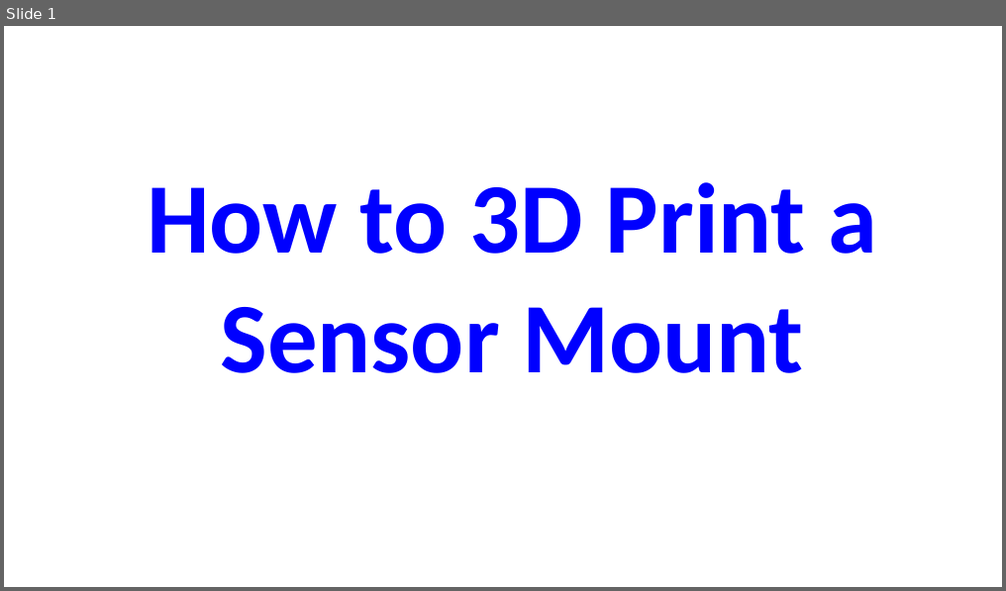
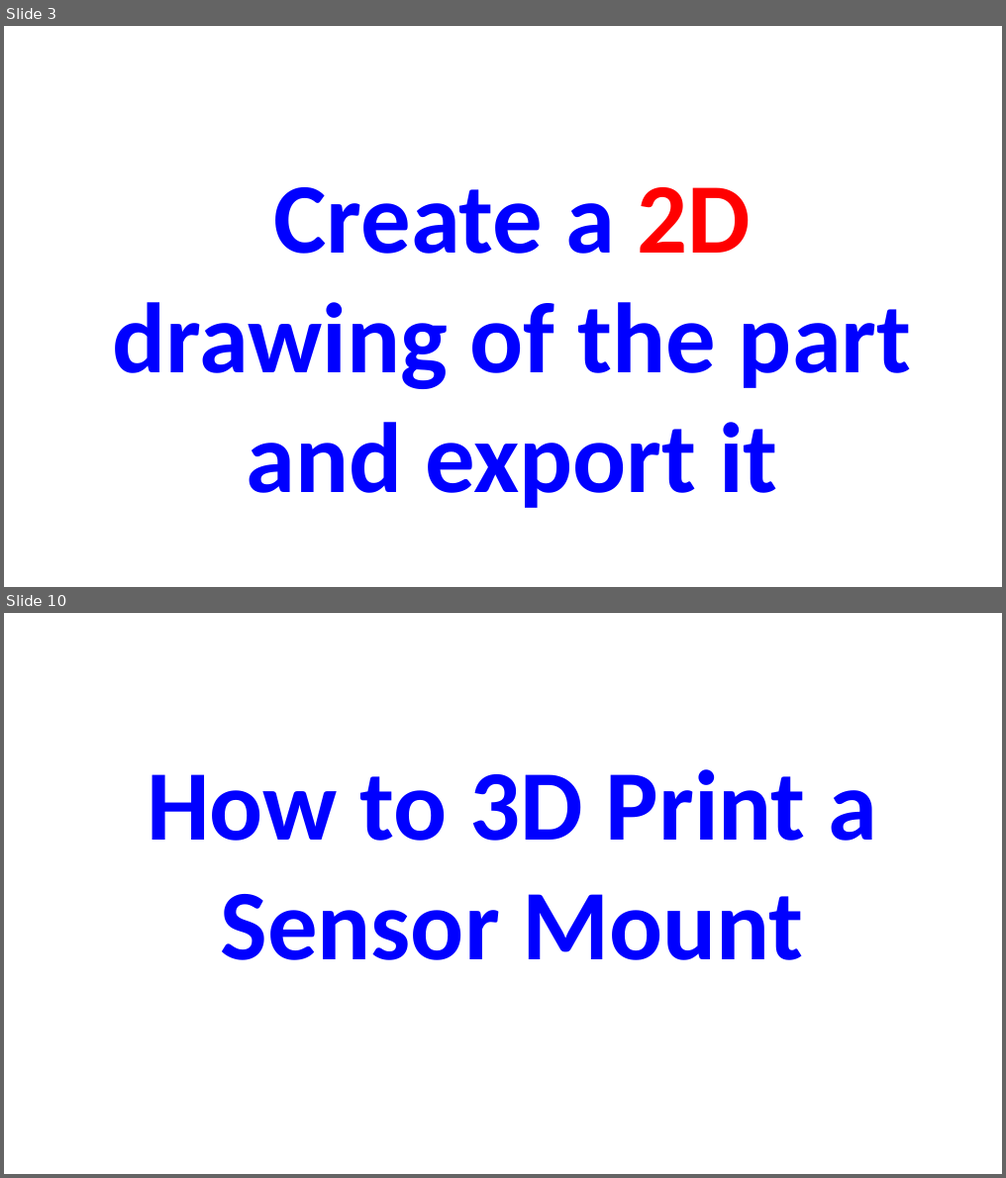
Before and after one commit to DavidAFrederick/Demo_Videos, a slide deck: df20220904_Video_Text_v01.pptx. Shown one above the other, each under a label of ours: slide 1 before the commit, slides 3 and 10 after it; the slides between them are not shown. The pictures are 1006x591 and 1006x1178 pixels, drawn with LibreOffice and Linux fonts; fonts in the diff are those of the drawing. Boxes give left, top, right and bottom in pixels: in the first picture for what was removed or moved away, otherwise in the second. Text is boxed around its words. In the diff, an @@ line names an element or a change of style, - is before the commit and + after.

```diff
--- a/df20220904_Video_Text_v01.pptx
+++ b/df20220904_Video_Text_v01.pptx
@@ slide 3 added at (x1=4, y1=26, x2=1002, y2=587), background #FFFFFF @@
@@ text added at (x1=113, y1=187, x2=911, y2=508), 96 pt, text #0000FF, bold @@
+Create a 2D drawing of the part
+and export it
@@ what was slide 1 is now slide 10 @@
```
Also in this commit, not shown: 8 other slides added, 1 other file.
